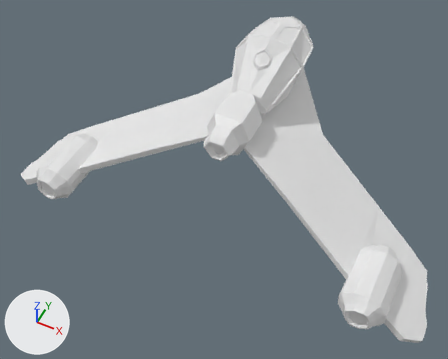
What one commit did to the Blender file Spaceships/Nave2.blend.
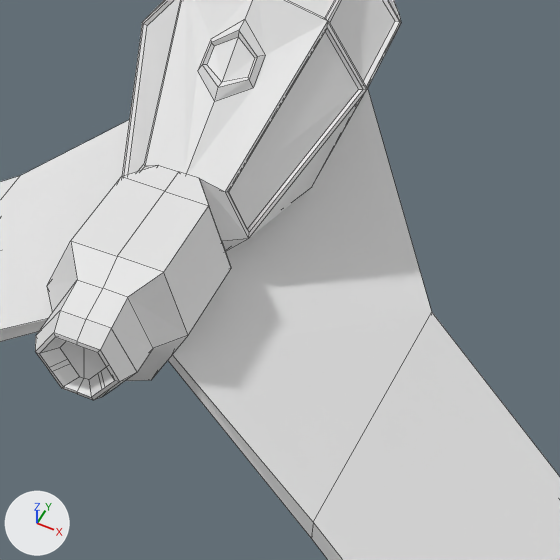
There are two pictures of each version: one whole from a camera (50 mm lens) standing at (4.11, -10.84, 9.12) and looking at (-0.12, -2.39, -1.45), one close up on the part from 43% to 81% of the width and 11% to 58% of the height. The lights are fixed; the arrows at lower left show +X, +Y and +Z. The close-ups show mesh edges as thin lines.

The scene before the commit, as lines of its bpy script (objects in view):
```python
me_cube = bpy.data.meshes.new('Cube')
me_cube.from_pydata(...)  # 271 vertices, 211 faces; spans x 0.0..5.02, y -4.3..1.78, z -2.4..1.22
ob_cube = bpy.data.objects.new('Cube', me_cube)
ob_cube.location = (0.0, 0.0, 0.0)
_m = ob_cube.modifiers.new('Mirror', 'MIRROR')
_m.use_clip = True
```
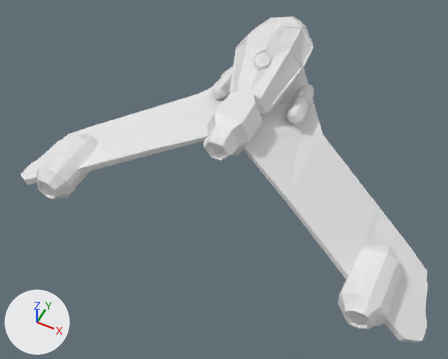
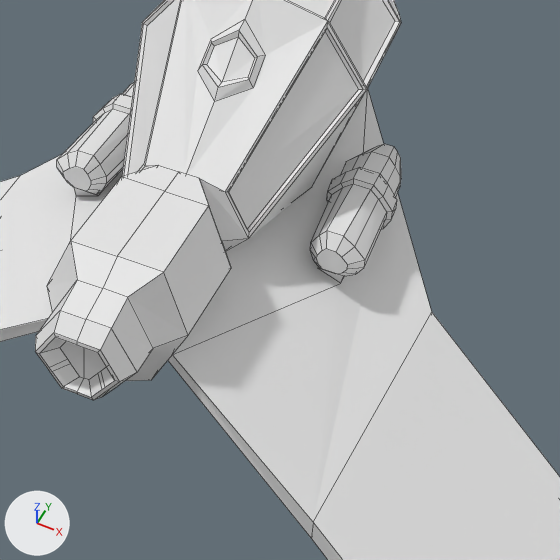
Location of each change, (x1, y1, x2, y2) in pixels of the close-ups (560 x 560 px):
part 1 of me_cube, built on
    before: (0, 89, 432, 521)
    after: (0, 82, 432, 521)

The change, as a list of edits to the scene's bpy script:
```text
Change me_cube:
    used by ob_cube; location = (0.0, 0.0, 0.0)
    remove me_cube.from_pydata(...)  # 271 vertices, 211 faces; spans x 0.0..5.02, y -4.3..1.78, z -2.4..1.22
    add me_cube.from_pydata(...)  # 379 vertices, 303 faces, 4 loose edges; spans x 0.0..5.02, y -4.3..1.78, z -2.4..1.22
    me_cube part 1
    1 face is deleted
    88 vertices are added at x 0.64..1.74, y -3.16..0.05, z -0.73..0.01
    8 new vertices lie (0.0, 0.0, 0.06) away from vertices in x 0.65..1.15, y -1.05..-0.17, z -0.23
    7 new vertices lie (0.01, -0.13, 0.0) away from vertices in x 0.77..1.12, y -0.39, z -0.39..0.01
    5 new vertices lie (0.02, -0.13, 0.0) away from vertices in x 0.64..1.04, y -0.39, z -0.34..-0.06
    4 loose edges are added
    93 new faces join them
```
